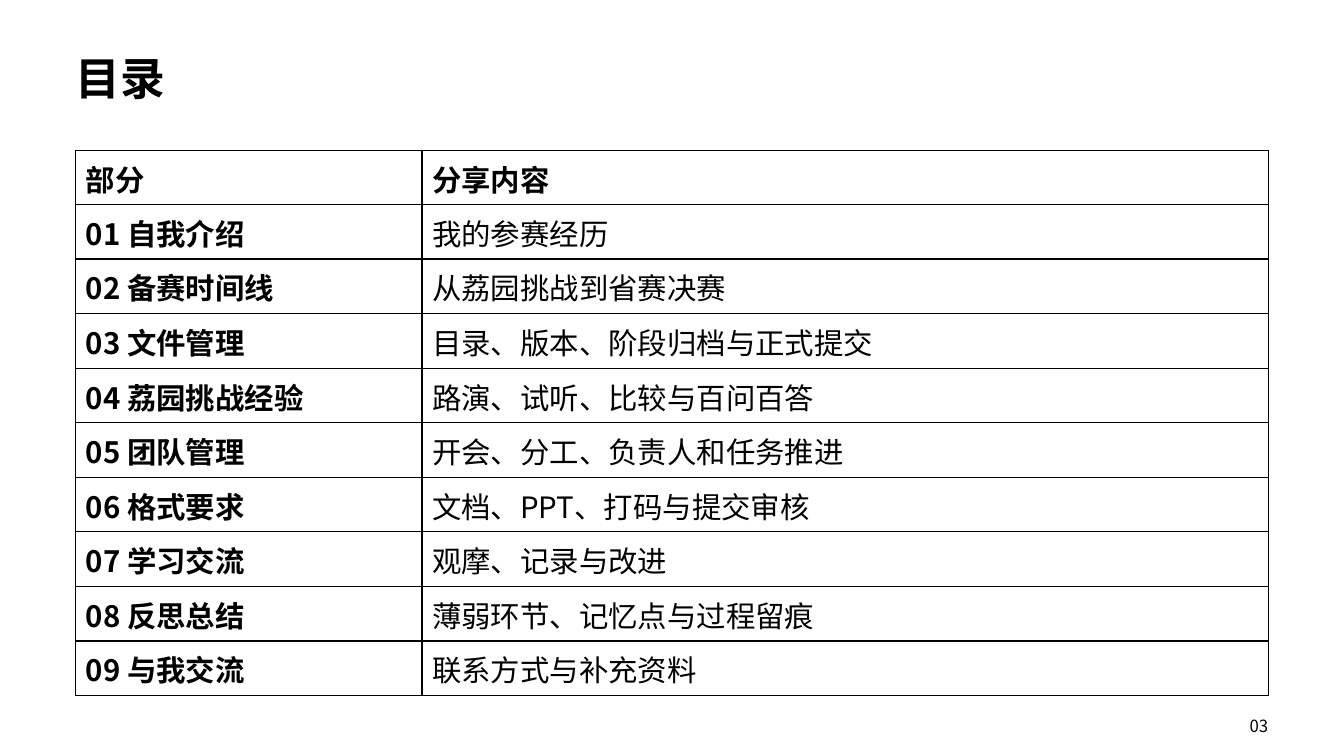
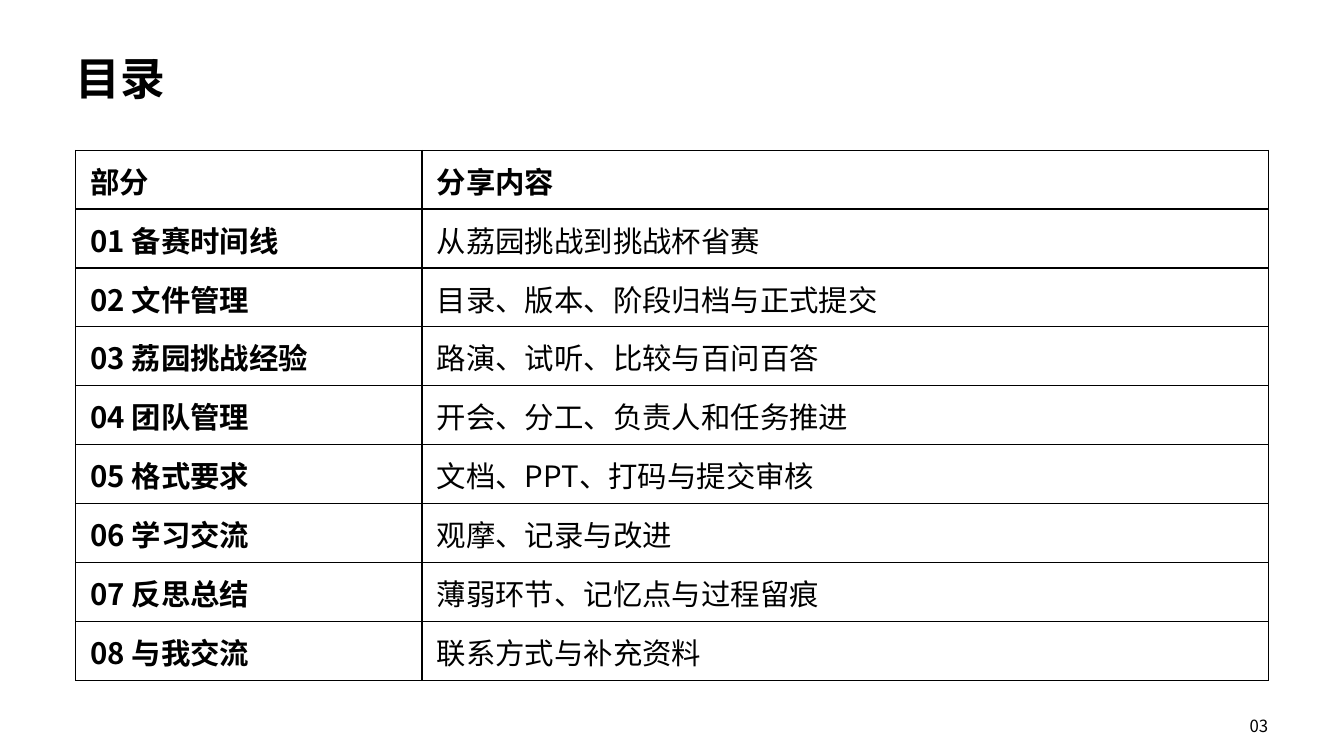
Before and after one commit to uuoov/challenge-cup-sharing, a slide deck: slide 3 of challenge-cup-sharing.pptx. Drawn at 1344x756 pixels with LibreOffice and Linux fonts; fonts in the diff are those of the drawing. Boxes give left, top, right and bottom in pixels: in the first picture for what was removed or moved away, otherwise in the second. Text is boxed around its words. In the diff, an @@ line names an element or a change of style, - is before the commit and + after.

Commit message:
更新35页挑战杯分享稿并同步新域名

```diff
--- a/challenge-cup-sharing.pptx
+++ b/challenge-cup-sharing.pptx
@@ table at bbox=[76, 150, 1269, 691] @@
-row 2: 01 自我介绍 | 我的参赛经历
-row 3: 02 备赛时间线 | 从荔园挑战到省赛决赛
-row 4: 03 文件管理 | 目录、版本、阶段归档与正式提交
-row 5: 04 荔园挑战经验 | 路演、试听、比较与百问百答
-row 6: 05 团队管理 | 开会、分工、负责人和任务推进
-row 7: 06 格式要求 | 文档、PPT、打码与提交审核
-row 8: 07 学习交流 | 观摩、记录与改进
-row 9: 08 反思总结 | 薄弱环节、记忆点与过程留痕
-row 10: 09 与我交流 | 联系方式与补充资料
+row 2: 01 备赛时间线 | 从荔园挑战到挑战杯省赛
+row 3: 02 文件管理 | 目录、版本、阶段归档与正式提交
+row 4: 03 荔园挑战经验 | 路演、试听、比较与百问百答
+row 5: 04 团队管理 | 开会、分工、负责人和任务推进
+row 6: 05 格式要求 | 文档、PPT、打码与提交审核
+row 7: 06 学习交流 | 观摩、记录与改进
+row 8: 07 反思总结 | 薄弱环节、记忆点与过程留痕
+row 9: 08 与我交流 | 联系方式与补充资料
```
Also in this commit, not shown: 8 other slides changed, 1 slide added, 1 other file.
